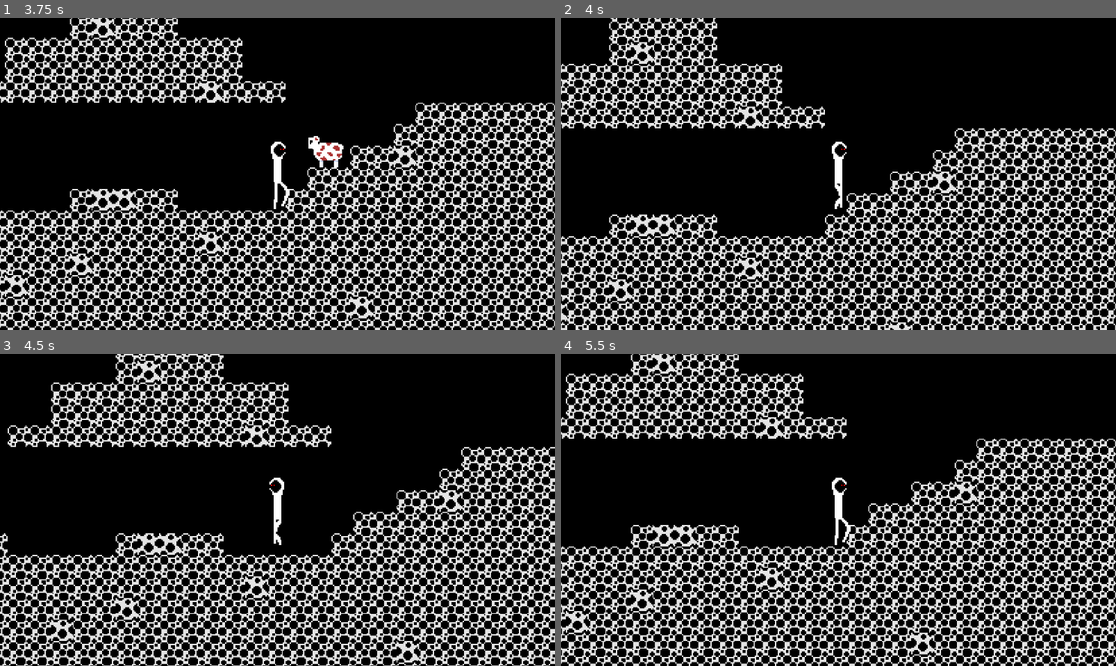
Above: before the commit, frames 1-4 (two rows, left to right).
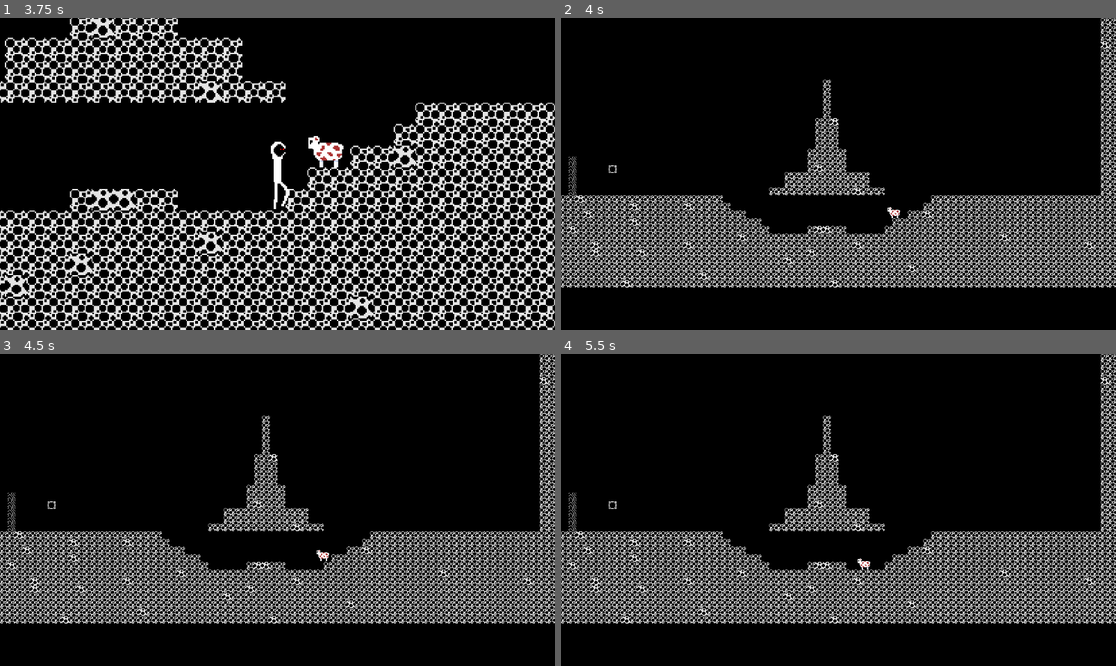
Above: after the commit, the same moments.

Repository: KirstenMayland/color2Dmetroidvania
Game: Godot game, scene res://scenes/levels/level_3.tscn
Two runs of this game, one before a commit and one after it. Both use one fixed random seed, a clock stepped at 60 frames per second and the inputs below. This scene is started directly instead of the project's main scene.
Inputs:
- Up to frame 1 (3.75 s): tap Enter at 0.5 s; hold D (move_right) 0.53-2.03 s; tap E (interact) every 0.75 s from 0.6 to 3.6 s; tap Space (jump) at 0.77, 1.52, 3.02 s; hold A (move_left) 2.03-2.78 s; hold D (move_right) from 2.78 s (still down)
- Up to frame 2 (4 s): keep holding D (move_right); tap Space (jump) at 3.77 s
- Up to frame 3 (4.5 s): release D (move_right) at 4.28 s; hold A (move_left) from 4.28 s (still down); tap E (interact) at 4.35 s
- Up to frame 4 (5.5 s): tap Space (jump) at 4.52 s; release A (move_left) at 5.03 s; hold D (move_right) from 5.03 s (still down); tap E (interact) at 5.1 s

Frame 1 is identical in both runs. In frame 2, 36% of the frame differs, in the area x 0-100%, y 0-100%; in frame 3, 37%; in frame 4, 38%.

Commit message:
sheep can kill player
problem is when player dies, camera dies with it

Diff:
--- a/scenes/door.tscn
+++ b/scenes/door.tscn
@@ -20,7 +20,7 @@
 }]
 
 [node name="Door" type="Area2D"]
-collision_mask = 2147483648
+collision_mask = 2
 
 [node name="CollisionShape2D" type="CollisionShape2D" parent="."]
 shape = SubResource("RectangleShape2D_vcad6")
--- a/scenes/entities/player.tscn
+++ b/scenes/entities/player.tscn
@@ -160,7 +160,7 @@
 }]
 
 [node name="Player" type="CharacterBody2D"]
-collision_layer = 2147483648
+collision_layer = 2
 script = SubResource("GDScript_qxt2g")
 
 [node name="AnimatedSprite2D" type="AnimatedSprite2D" parent="."]
--- a/scripts/entities/sheep.gd
+++ b/scripts/entities/sheep.gd
@@ -36,15 +36,11 @@
 		return (player_node.global_position - global_position).normalized()
 	return Vector2.ZERO
 
-func collide_with_player():
-	# when sheep collides with player hurtbox
-	# call the health_componenent damage function on the player
-	pass
 
-func on_area_entered(other_area: HurtboxComponent):
+func on_area_entered(other_area: Area2D):
 	var player_node = get_parent().get_node("Player") as Node2D
 	if player_node != null:
 		if other_area.get_parent() != player_node:
 			return
-		health_component.damage(100)
-		#player_node.health_component.damage(100)
+		var player_health_component = player_node.get_node("HealthComponent") as HealthComponent
+		player_health_component.damage(100)
Not shown, changed: TODO.txt
Binary file added: assets/background/cave_background/cave.aseprite
